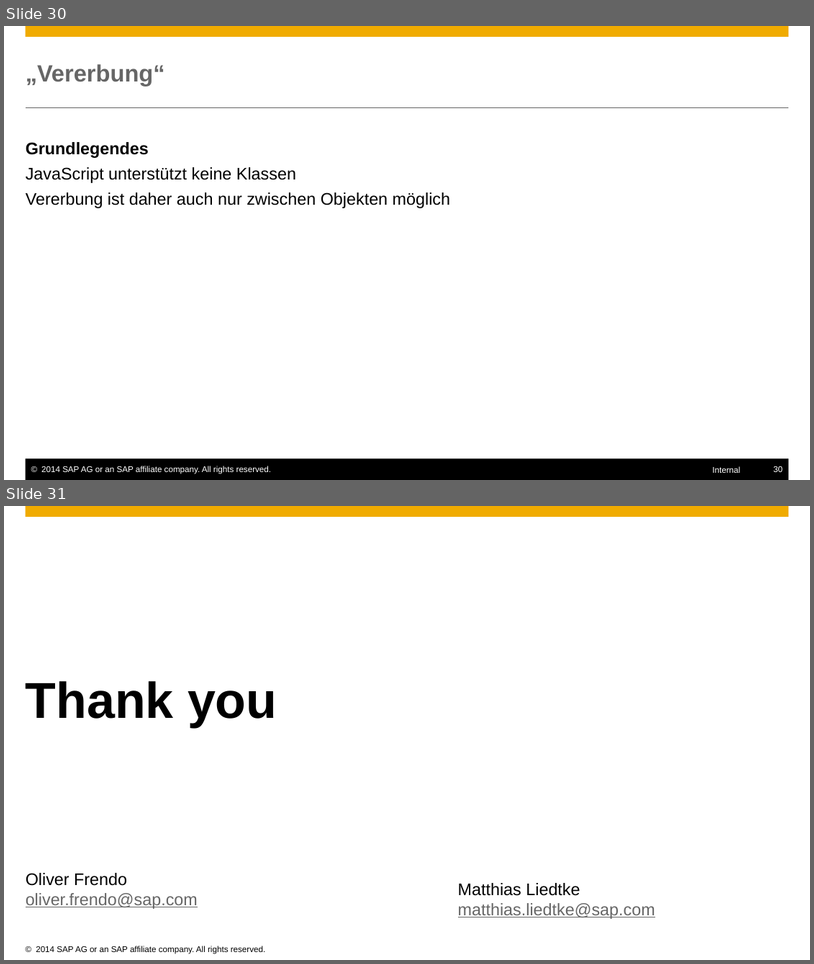
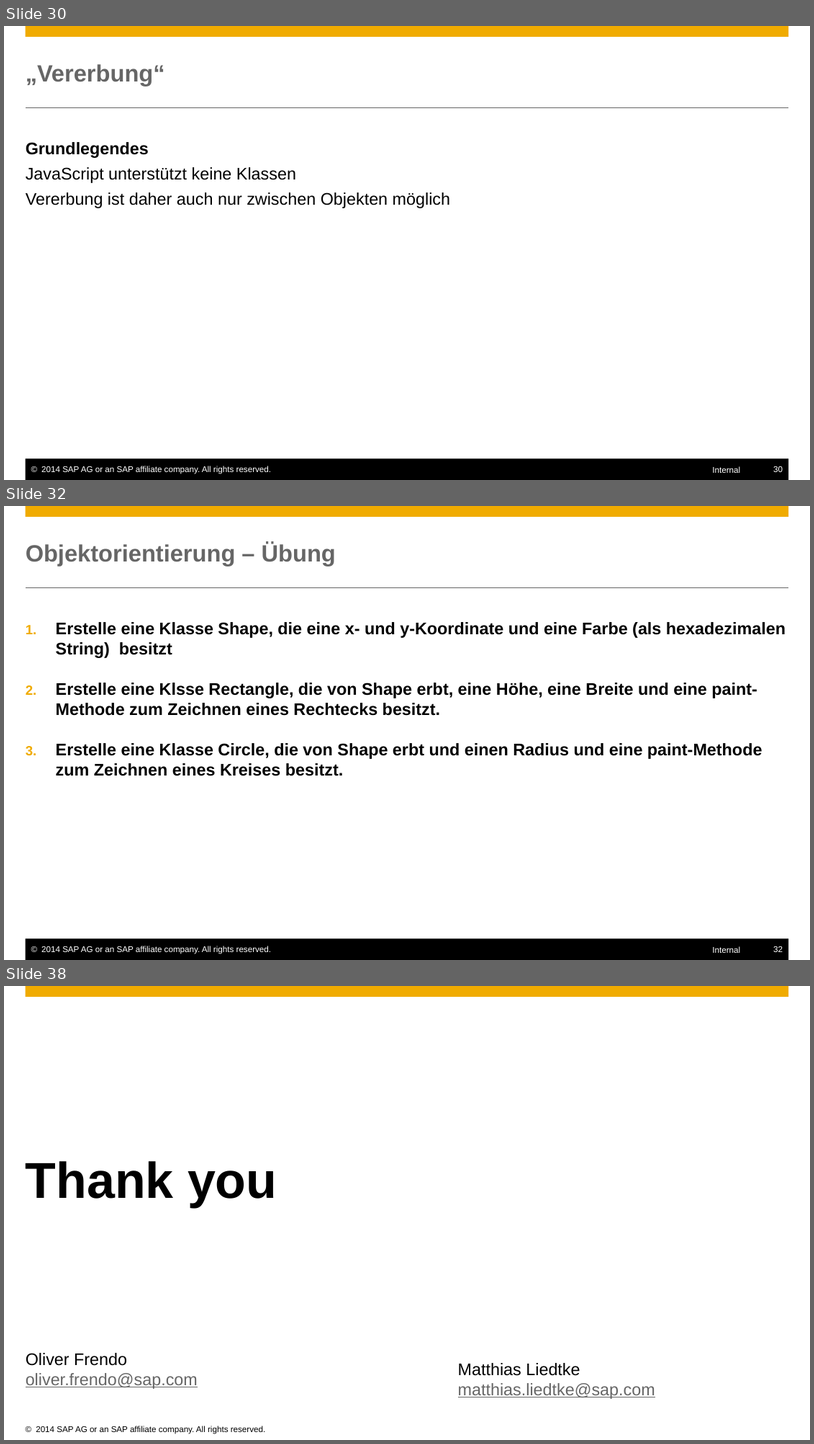
Before and after one commit to ofrendo/JSCrossCourse, a slide deck: JSCrosscourse.pptx. Shown one above the other, each under a label of ours: slides 30 and 31 before the commit, slides 30, 32 and 38 after it; the slides between them are not shown. The pictures are 814x964 and 814x1444 pixels, drawn with LibreOffice and Linux fonts; fonts in the diff are those of the drawing; background and template pictures are left out. Boxes give left, top, right and bottom in pixels: in the first picture for what was removed or moved away, otherwise in the second. Text is boxed around its words. In the diff, an @@ line names an element or a change of style, - is before the commit and + after.

```diff
--- a/JSCrosscourse.pptx
+++ b/JSCrosscourse.pptx
@@ slide 32 added at <box>4,506,810,960</box>, background #FFFFFF; not listed: 6 template elements that a slide beside it also shows @@
@@ title added at <box>26,543,336,566</box>, 28 pt, text #666666, bold @@
+Objektorientierung – Übung
@@ text added at <box>56,622,786,776</box>, 20 pt, text #000000, bold @@
+1. Erstelle eine Klasse Shape, die eine x- und y-Koordinate und eine Farbe (als hexadezimalen String) besitzt
+2. Erstelle eine Klsse Rectangle, die von Shape erbt, eine Höhe, eine Breite und eine paint-Methode zum Zeichnen eines Rechtecks besitzt.
+3. Erstelle eine Klasse Circle, die von Shape erbt und einen Radius und eine paint-Methode zum Zeichnen eines Kreises besitzt.
@@ what was slide 31 is now slide 38 @@
```
Also in this commit, not shown: 1 slide changed, 6 other slides added, 4 other files.
